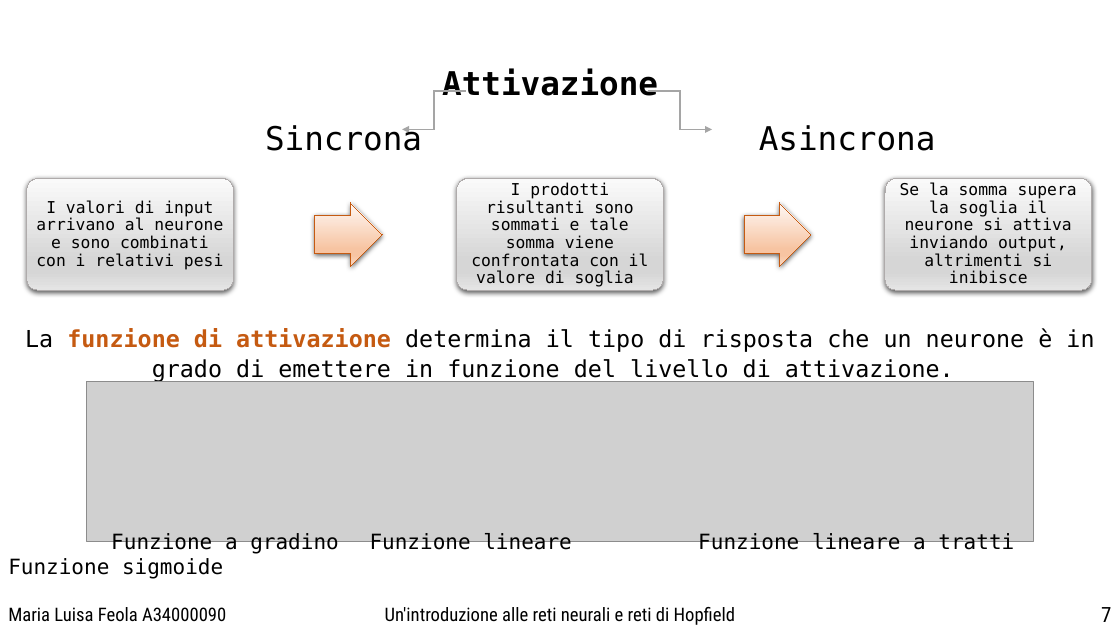
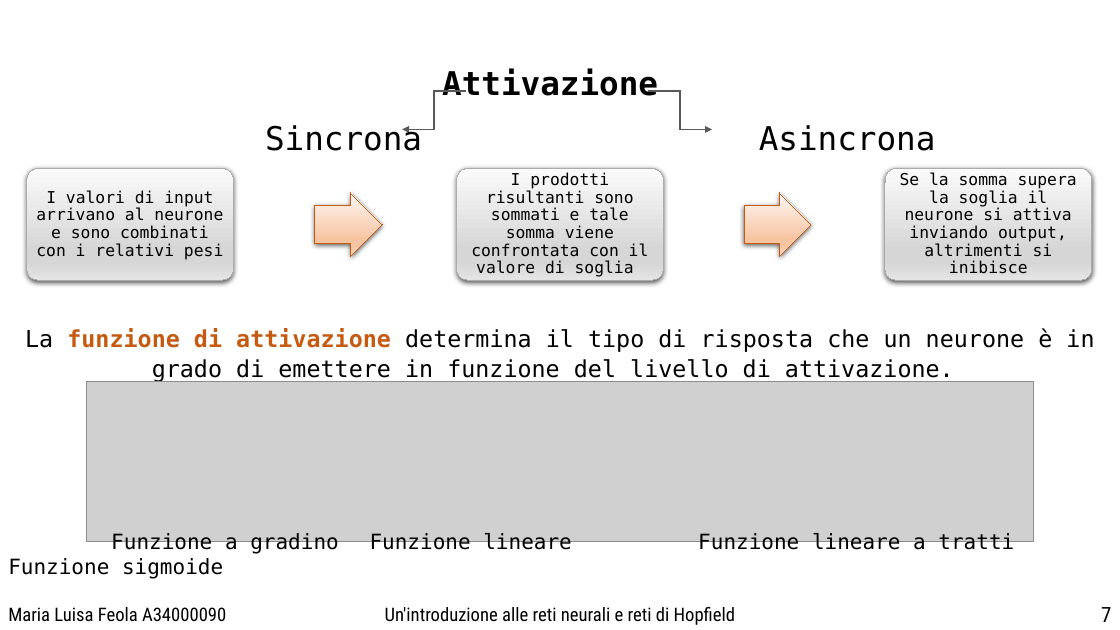
Before and after one commit to Misalf/tesi-nuovo, a slide deck: slide 7 of POWER POINT/PresentazionePowerPoint.pptx. Drawn at 1120x630 pixels with LibreOffice and Linux fonts; fonts in the diff are those of the drawing; grey boxes stand for pictures; background and template pictures are left out. Boxes give left, top, right and bottom in pixels: in the first picture for what was removed or moved away, otherwise in the second. Text is boxed around its words. In the diff, an @@ line names an element or a change of style, - is before the commit and + after.

```diff
--- a/POWER POINT/PresentazionePowerPoint.pptx
+++ b/POWER POINT/PresentazionePowerPoint.pptx
@@ elbow arrow (466, 91) - (402, 129): stroke #A5A5A5 1.5 pt to #595959 1.5 pt @@
@@ elbow arrow (649, 91) - (712, 129): stroke #A5A5A5 1.5 pt to #595959 1.5 pt @@
@@ 3 texts, 3 rounded rectangles, 2 right arrows moved together from (x1=27, y1=178, x2=1092, y2=290) to (x1=27, y1=168, x2=1092, y2=280) @@
```
Also in this commit, not shown: 8 other slides changed, 5 other files.
